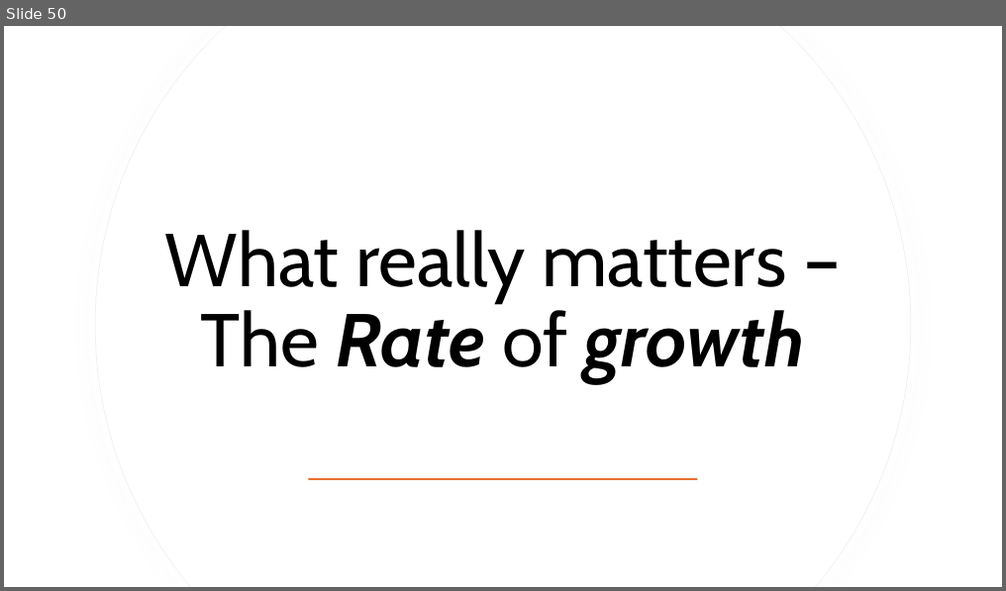
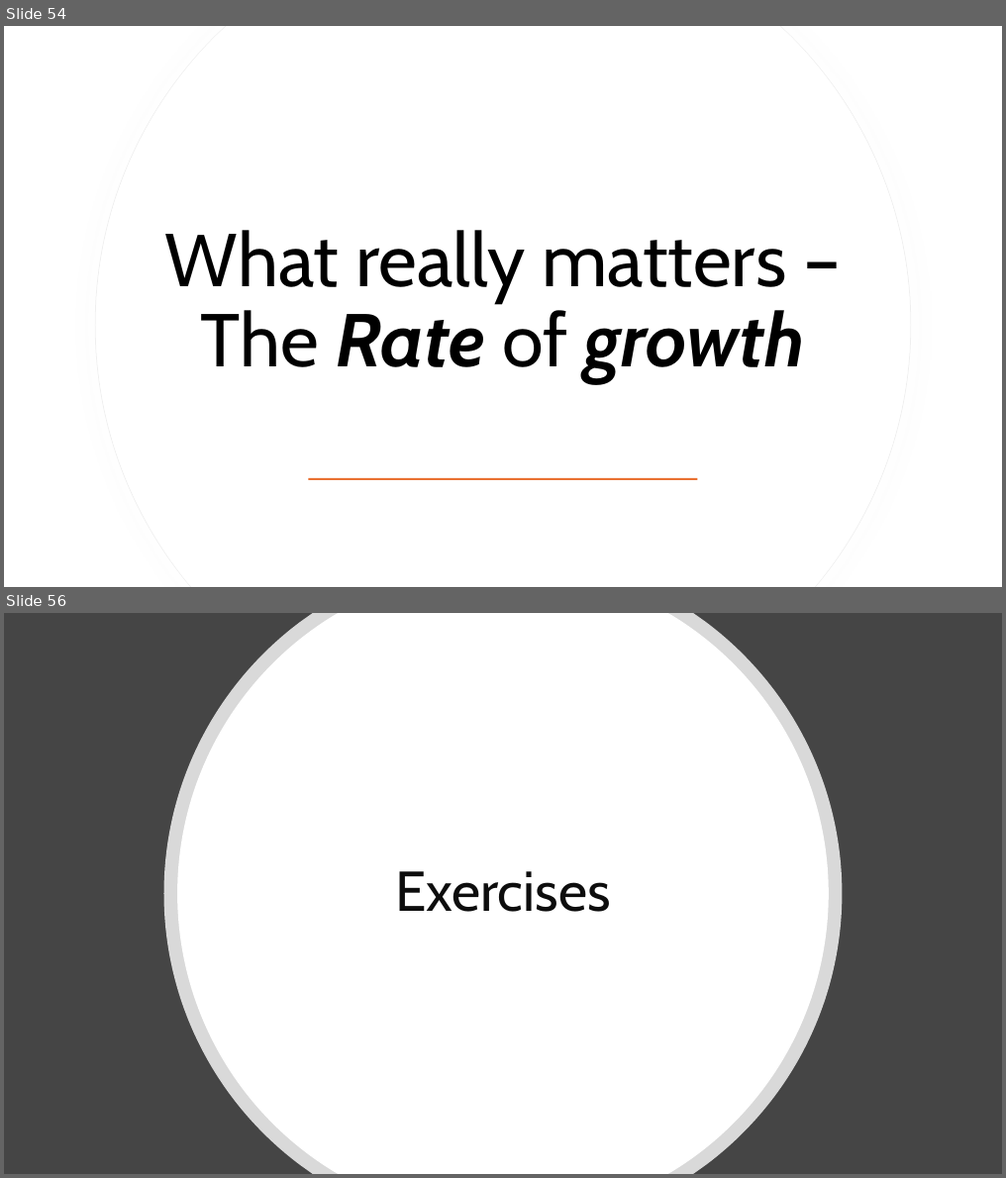
Before and after one commit to RobertNagy299/dsa-i-teaching, a slide deck: MyOwnPresentations/Data Structures and Algorithms I.pptx. Shown one above the other, each under a label of ours: slide 50 before the commit, slides 54 and 56 after it; the slides between them are not shown. The pictures are 1006x591 and 1006x1178 pixels, drawn with LibreOffice and Linux fonts; fonts in the diff are those of the drawing. Boxes give left, top, right and bottom in pixels: in the first picture for what was removed or moved away, otherwise in the second. Text is boxed around its words. In the diff, an @@ line names an element or a change of style, - is before the commit and + after.

Commit message:
Update first presentation with proper complexity sets and example exercises

```diff
--- a/MyOwnPresentations/Data Structures and Algorithms I.pptx
+++ b/MyOwnPresentations/Data Structures and Algorithms I.pptx
@@ slide 56 added at (4, 613, 1002, 1174), background #454545 @@
@@ freeform shape added at (164, 613, 843, 1174), fill #FFFFFF at 80% opacity @@
@@ freeform shape added at (177, 613, 829, 1174), fill #FFFFFF @@
@@ title added at (395, 871, 610, 912), 54 pt, text #0D0D0D @@
+Exercises
@@ what was slide 50 is now slide 54 @@
```
Also in this commit, not shown: 4 slides changed, 8 other slides added, 2 other files.
